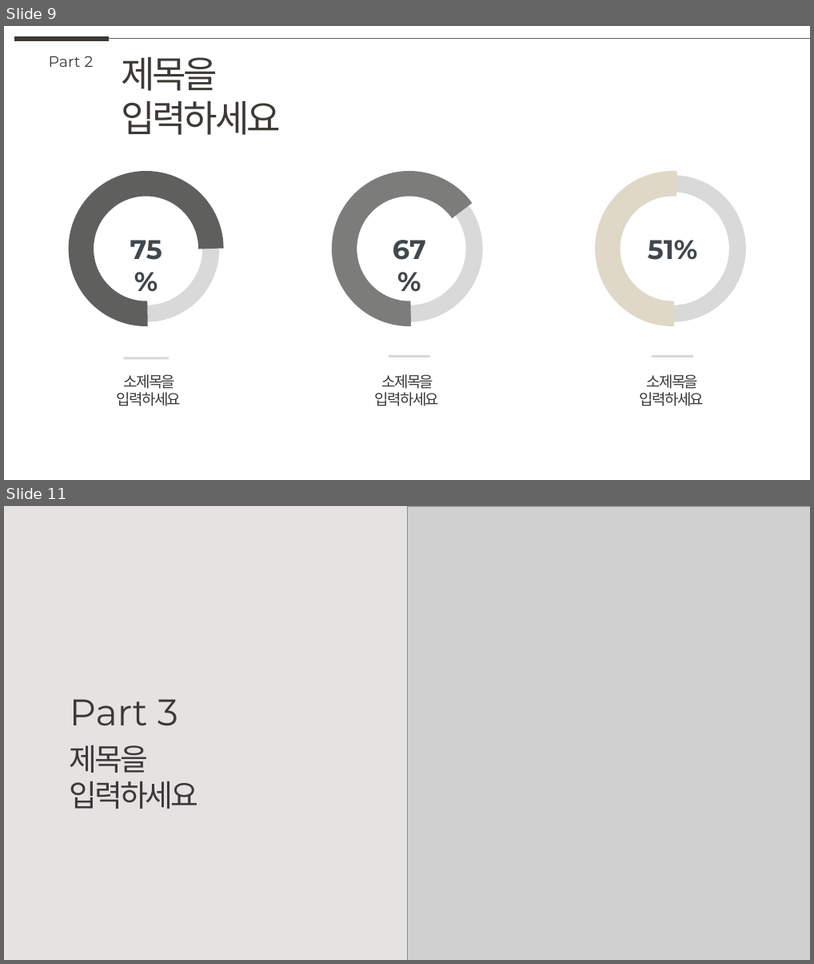
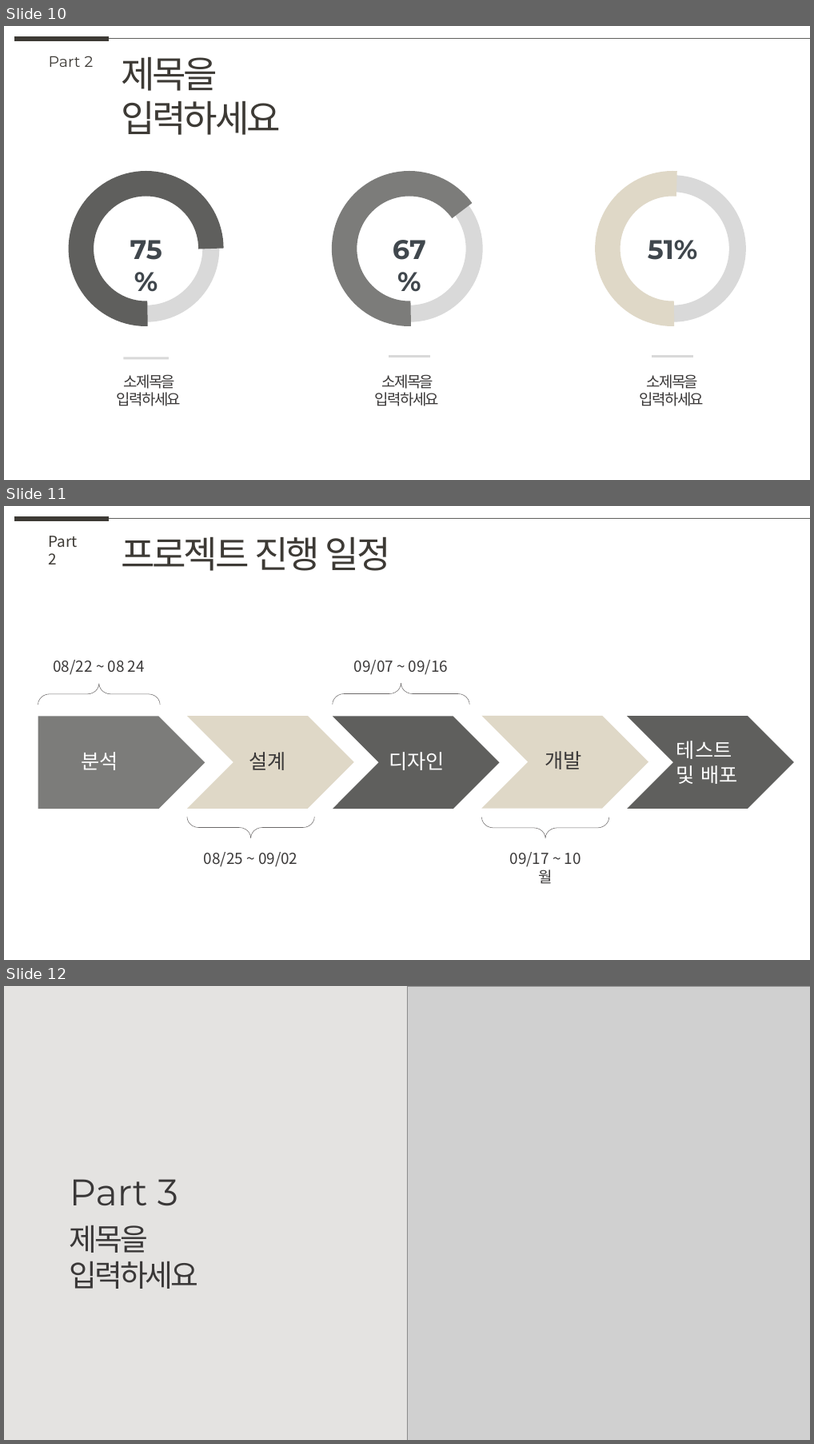
Before and after one commit to ostrichick/MaruProject, a slide deck: 20220929_teamA.pptx. Shown one above the other, each under a label of ours: slides 9 and 11 before the commit, slides 10, 11 and 12 after it; the slides between them are not shown. The pictures are 814x964 and 814x1444 pixels, drawn with LibreOffice and Linux fonts; fonts in the diff are those of the drawing; grey boxes stand for pictures. Boxes give left, top, right and bottom in pixels: in the first picture for what was removed or moved away, otherwise in the second. Text is boxed around its words. In the diff, an @@ line names an element or a change of style, - is before the commit and + after.

```diff
--- a/20220929_teamA.pptx
+++ b/20220929_teamA.pptx
@@ slide 11 added at (4, 506, 810, 960), background #FFFFFF @@
@@ line added from (14, 519) to (110, 519), #3D3A35 6 pt @@
@@ line added from (110, 519) to (810, 519), #5F5F5D 0.5 pt @@
@@ text added at (49, 536, 78, 564), 18 pt, text #3D3A35 @@
+Part 2
@@ text added at (121, 536, 391, 571), 44 pt, text #3D3A35 @@
+프로젝트 진행 일정
@@ text added at (53, 660, 145, 675), 18 pt, text #3A3838 @@
+08/22 ~ 08 24
@@ text added at (354, 660, 448, 675), 18 pt, text #3A3838 @@
+09/07 ~ 09/16
@@ left brace added at (38, 684, 160, 704), outline #6C6969 0.5 pt @@
@@ left brace added at (333, 684, 470, 704), outline #6C6969 0.5 pt @@
@@ pentagon arrow added at (38, 716, 205, 808), fill #7C7C7A @@
@@ chevron added at (187, 716, 354, 808), fill #DFD8C7 @@
@@ chevron added at (333, 716, 499, 808), fill #5F5F5D @@
@@ chevron added at (482, 716, 649, 808), fill #DFD8C7 @@
@@ chevron added at (628, 716, 794, 808), fill #5F5F5D @@
@@ text added at (677, 740, 738, 784), 24 pt, text #FFFFFF @@
+테스트
+및 배포
@@ text added at (81, 752, 118, 770), 24 pt, text #FFFFFF @@
+분석
@@ text added at (249, 752, 286, 770), 24 pt, text #3A3838 @@
+설계
@@ text added at (389, 752, 445, 770), 24 pt, text #FFFFFF @@
+디자인
@@ text added at (545, 751, 582, 769), 24 pt, text #3A3838 @@
+개발
@@ left brace added at (187, 817, 315, 838), outline #6C6969 0.5 pt @@
@@ left brace added at (482, 817, 610, 838), outline #6C6969 0.5 pt @@
@@ text added at (204, 852, 298, 867), 18 pt, text #3A3838 @@
+08/25 ~ 09/02
@@ text added at (510, 852, 550, 867), 18 pt, text #3A3838 @@
+09/17 ~ 10월
@@ what was slide 9 is now slide 10 @@
@@ what was slide 11 is now slide 12 @@
```
Also in this commit, not shown: 2 slides changed, 2 other slides added, 2 slides removed, 4 other files.
